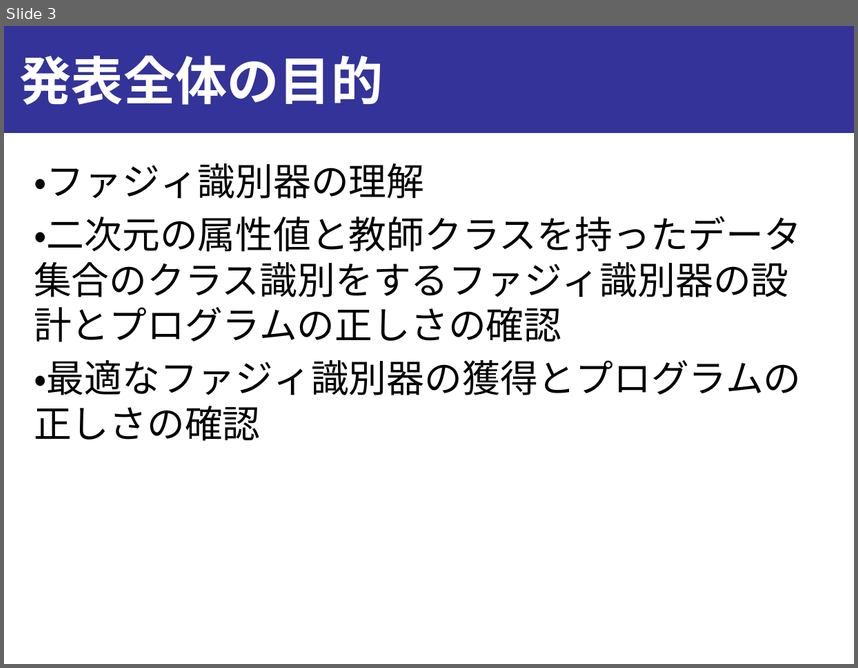
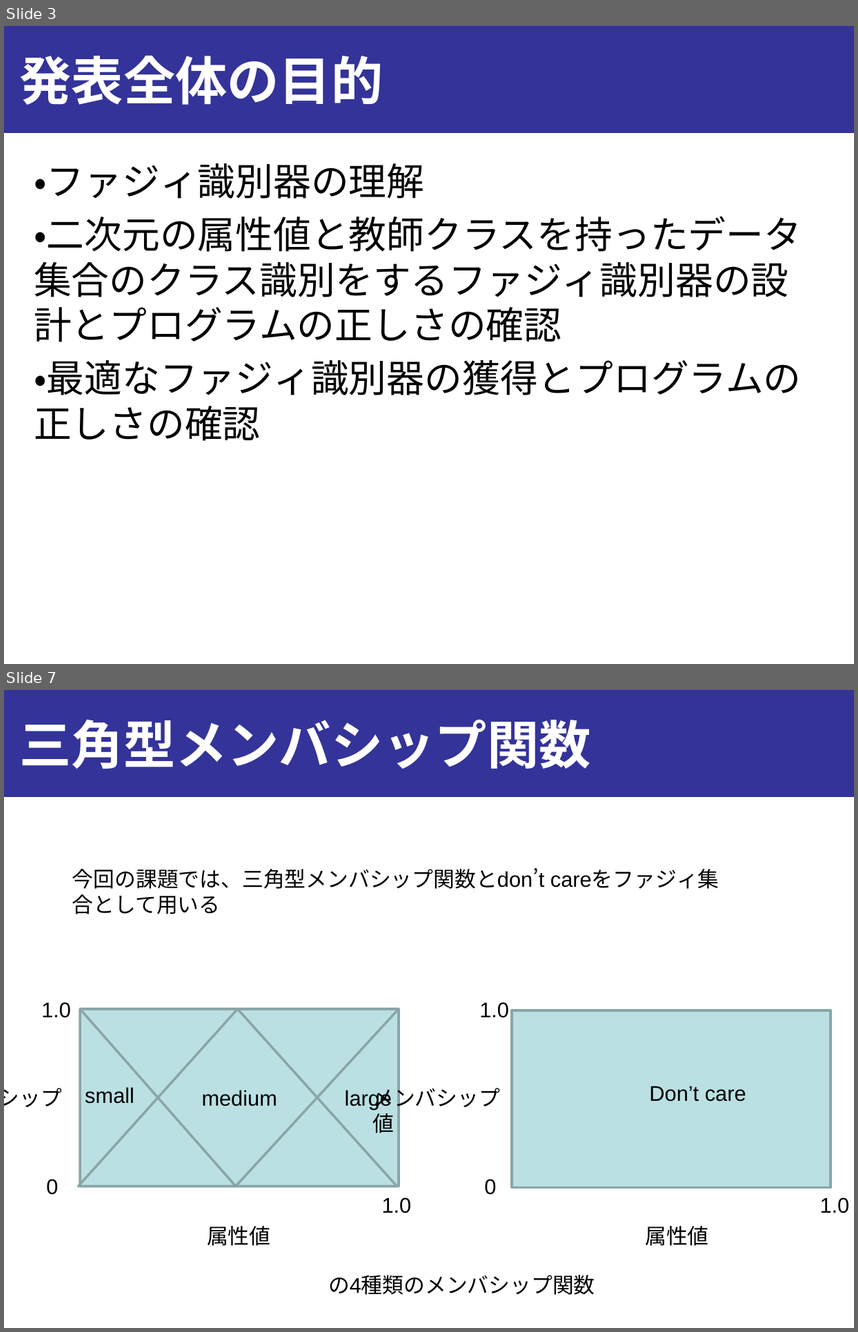
Before and after one commit to onikUone/slides, a slide deck: Junior_ex3/ex3_下書き.pptx. Shown one above the other, each under a label of ours: slide 3 before the commit, slides 3 and 7 after it; the slides between them are not shown. The pictures are 858x668 and 858x1332 pixels, drawn with LibreOffice and Linux fonts; fonts in the diff are those of the drawing. Boxes give left, top, right and bottom in pixels: in the first picture for what was removed or moved away, otherwise in the second. Text is boxed around its words. In the diff, an @@ line names an element or a change of style, - is before the commit and + after.

```diff
--- a/Junior_ex3/ex3_下書き.pptx
+++ b/Junior_ex3/ex3_下書き.pptx
@@ slide 7 added at <box>4,690,854,1328</box>, background #FFFFFF; not listed: 1 template element that a slide beside it also shows @@
@@ title added at <box>20,720,591,769</box>, 44 pt, text #FFFFFF, bold @@
+三角型メンバシップ関数
@@ text added at <box>72,868,544,889</box>, 18 pt, text #000000 @@
+今回の課題では、三角型メンバシップ関数とdon’t careをファジィ集合として用いる
@@ text added at <box>41,1002,71,1018</box>, 18 pt, text #000000 @@
+1.0
@@ text added at <box>479,1002,509,1018</box>, 18 pt, text #000000 @@
+1.0
@@ rectangle added at <box>513,1010,831,1187</box>, fill #BBE0E3, outline #8AA6A8 2 pt @@
@@ text added at <box>4,1087,62,1107</box>, 18 pt, text #000000 @@
+メンバシップ値
@@ group added at <box>78,1009,399,1185</box>: 3 triangles, 3 texts, 1 rectangle @@
+large
+medium
+small
@@ text added at <box>372,1084,500,1133</box>, 18 pt, text #000000 @@
+メンバシップ値
@@ text added at <box>649,1085,746,1101</box>, 18 pt, text #000000 @@
+Don’t care
@@ text added at <box>46,1179,58,1194</box>, 18 pt, text #000000 @@
+0
@@ text added at <box>484,1179,496,1194</box>, 18 pt, text #000000 @@
+0
@@ text added at <box>382,1197,412,1213</box>, 18 pt, text #000000 @@
+1.0
@@ text added at <box>820,1197,850,1213</box>, 18 pt, text #000000 @@
+1.0
@@ text added at <box>207,1225,270,1245</box>, 18 pt, text #000000 @@
+属性値
@@ text added at <box>645,1225,708,1245</box>, 18 pt, text #000000 @@
+属性値
@@ text added at <box>328,1274,595,1294</box>, 18 pt, text #000000 @@
+の4種類のメンバシップ関数
```
Also in this commit, not shown: 2 slides changed, 14 other slides added, 3 slides removed, 2 other files.
